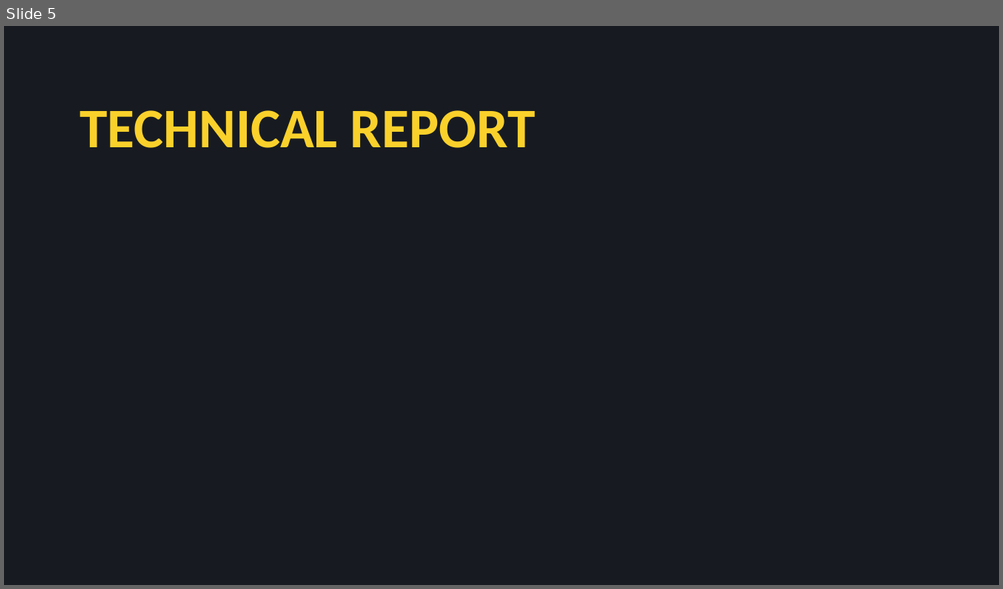
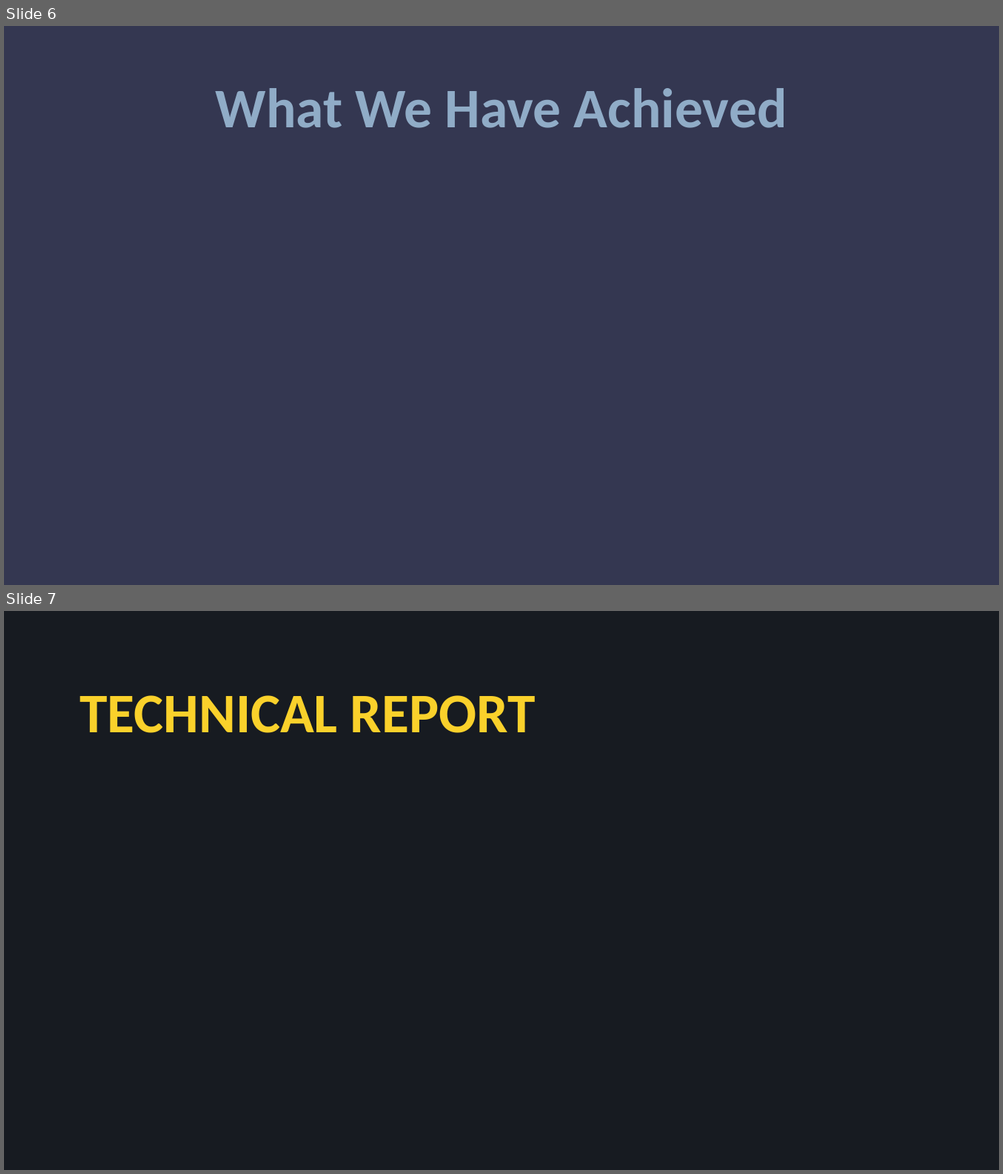
Before and after one commit to ProjectNeura/LEADS, a slide deck: docs/LEADS.pptx. Shown one above the other, each under a label of ours: slide 5 before the commit, slides 6 and 7 after it. The pictures are 1003x589 and 1003x1174 pixels, drawn with LibreOffice and Linux fonts; fonts in the diff are those of the drawing. Boxes give left, top, right and bottom in pixels: in the first picture for what was removed or moved away, otherwise in the second. Text is boxed around its words. In the diff, an @@ line names an element or a change of style, - is before the commit and + after.

```diff
--- a/docs/LEADS.pptx
+++ b/docs/LEADS.pptx
@@ slide 6 added at (4,26,999,585), background #343751 @@
@@ title added at (216,88,787,128), 54 pt, text #90ACC7, bold @@
+What We Have Achieved
@@ what was slide 5 is now slide 7 @@
```
Also in this commit, not shown: 4 slides changed, 1 other slide added.
